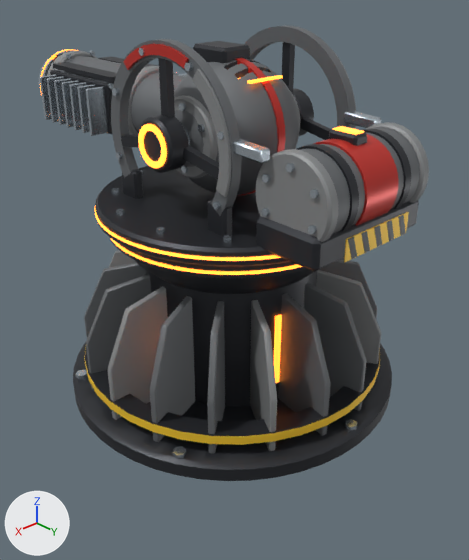
Two versions of the Blender file Tools/ModelFactory/R4Weapons938/R4W_BeamCutter/R4W_BeamCutter.blend, one commit apart.
Rendered twice from a 50 mm camera at (0.595, 0.635, 0.353) aimed at (-0.011, -0.007, -0.102). Every picture has the same lights, and +X, +Y and +Z are marked at lower left. The picture after the commit comes second.

Names of what the first picture shows: 'R4W_BeamCutter_Base', 'R4W_BeamCutter_FinR', 'R4W_BeamCutter_Pitch', 'R4W_BeamCutter_Yaw' and 1 more.
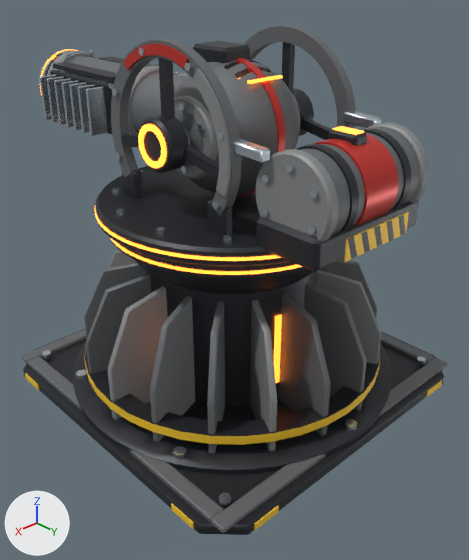
What differs and where, as boxes (x1, y1, x2, y2) in the pictures (469 x 560 px):
'R4W_BeamCutter_Base', reshaped (33% wider, 22% taller): before (73, 238, 392, 481); after (21, 238, 447, 535)
part 1 of me_r4w_beamcutter_base, added: after (416, 356, 426, 365)
part 2 of me_r4w_beamcutter_base, added: after (219, 493, 231, 506)
part 3 of me_r4w_beamcutter_base, added: after (42, 350, 51, 359)
part 4 of me_r4w_beamcutter_base, built on: before (73, 384, 392, 481); after (21, 328, 447, 535)

The edits, one by one:
me_r4w_beamcutter_base is used by ob_r4w_beamcutter_base; parent ob_r4w_beamcutter_root; location (0.0, 0.0, 0.0).
me_r4w_beamcutter_base had 1982 vertices, 4008 faces and spanned x -0.25..0.25, y -0.25..0.25, z -0.26..0.016.
me_r4w_beamcutter_base now has 2705 vertices, 5434 faces and spans x -0.256..0.256, y -0.256..0.256, z -0.26..0.016.
me_r4w_beamcutter_base part 1: a new loose piece, a 6-sided cylinder along z spanning x -0.2195..-0.2045, y 0.2055..0.2185, z -0.238..-0.2315, in mat_steel_light (light grey #c4ced7).
me_r4w_beamcutter_base part 2: a new loose piece, a 6-sided cylinder along z spanning x 0.2045..0.2195, y 0.2055..0.2185, z -0.238..-0.2315, in mat_steel_light (light grey #c4ced7).
me_r4w_beamcutter_base part 3: a new loose piece, a 6-sided cylinder along z spanning x 0.2045..0.2195, y -0.2185..-0.2055, z -0.238..-0.2315, in mat_steel_light (light grey #c4ced7).
me_r4w_beamcutter_base part 4: 26 vertices moved from x -0.25..0.25, y -0.25..0.25, z -0.26..-0.255 to x -0.249..0.249, y -0.249..0.249, z -0.244..-0.237; 71 vertices removed from x -0.248..0.248, y -0.248..0.248, z -0.26..-0.255; 602 vertices added at x -0.256..0.256, y -0.256..0.256, z -0.26..-0.237.
Other edits to the shape of me_r4w_beamcutter_base do not show in these pictures.
me_r4w_beamcutter_base gains material mat_teamcolor_red (red #cb352c).
